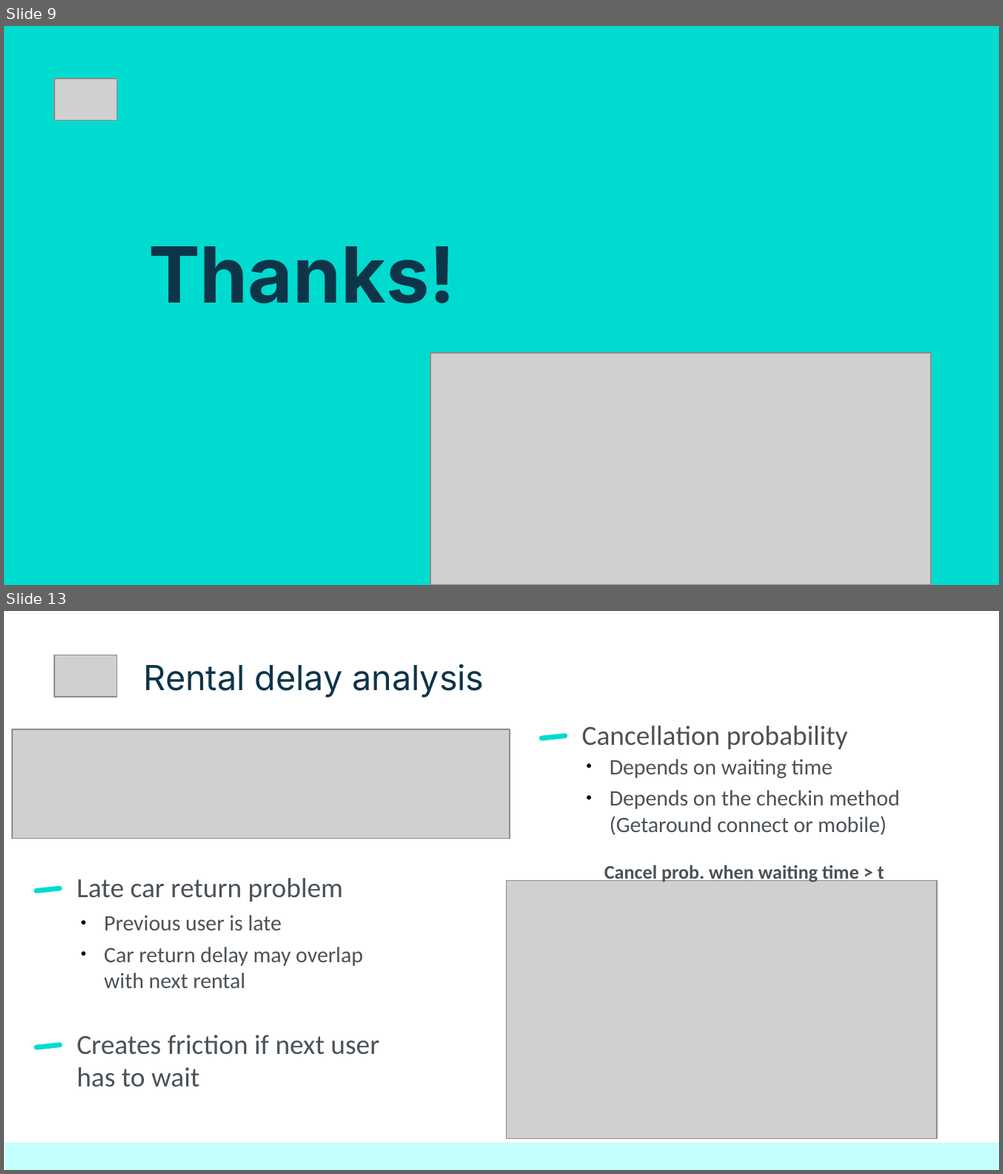
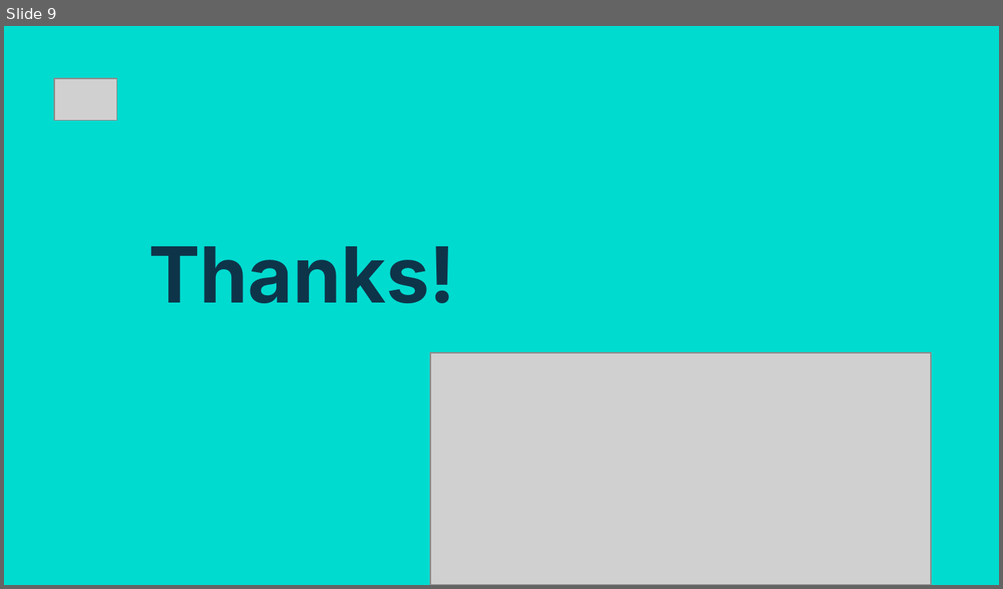
Before and after one commit to netesf13d/jedha-projects, a slide deck: 2-03-Stripe_Business_Case/presentation/Presentation - 2-03 - Stripe Business Case.odp. Shown one above the other, each under a label of ours: slides 9 and 13 before the commit, slide 9 after it; the slides between them are not shown. The pictures are 1003x1174 and 1003x589 pixels, drawn with LibreOffice and Linux fonts; fonts in the diff are those of the drawing; grey boxes stand for pictures. Boxes give left, top, right and bottom in pixels: in the first picture for what was removed or moved away, otherwise in the second. Text is boxed around its words. In the diff, an @@ line names an element or a change of style, - is before the commit and + after.

```diff
--- a/2-03-Stripe_Business_Case/presentation/Presentation - 2-03 - Stripe Business Case.odp
+++ b/2-03-Stripe_Business_Case/presentation/Presentation - 2-03 - Stripe Business Case.odp
@@ slide 13 removed at (x1=4, y1=611, x2=999, y2=1170), background #FFFFFF @@
@@ picture removed at (x1=55, y1=655, x2=117, y2=697) @@
@@ title removed at (x1=144, y1=664, x2=484, y2=698) @@
-Rental delay analysis
@@ picture removed at (x1=12, y1=729, x2=509, y2=839) @@
@@ rounded rectangle removed at (x1=539, y1=733, x2=568, y2=741) @@
@@ title removed at (x1=582, y1=726, x2=848, y2=749) @@
-Cancellation probability
@@ title removed at (x1=609, y1=759, x2=832, y2=778) @@
-● Depends on waiting time
@@ title removed at (x1=609, y1=790, x2=899, y2=835) @@
-● Depends on the checkin method
-  (Getaround connect or mobile)
@@ title removed at (x1=604, y1=865, x2=884, y2=883) @@
-Cancel prob. when waiting time > t
@@ rounded rectangle removed at (x1=34, y1=886, x2=63, y2=894) @@
@@ title removed at (x1=77, y1=878, x2=343, y2=902) @@
-Late car return problem
@@ picture removed at (x1=506, y1=880, x2=937, y2=1139) @@
@@ title removed at (x1=104, y1=915, x2=282, y2=931) @@
-● Previous user is late
@@ title removed at (x1=104, y1=947, x2=363, y2=988) @@
-● Car return delay may overlap with next rental
@@ rounded rectangle removed at (x1=34, y1=1042, x2=63, y2=1050) @@
@@ title removed at (x1=77, y1=1035, x2=379, y2=1088) @@
-Creates friction if next user has to wait
@@ rectangle removed at (x1=5, y1=1143, x2=999, y2=1170) @@
```
Also in this commit, not shown: 3 slides changed, 2 slides added, 6 other slides removed, 4 other files.
